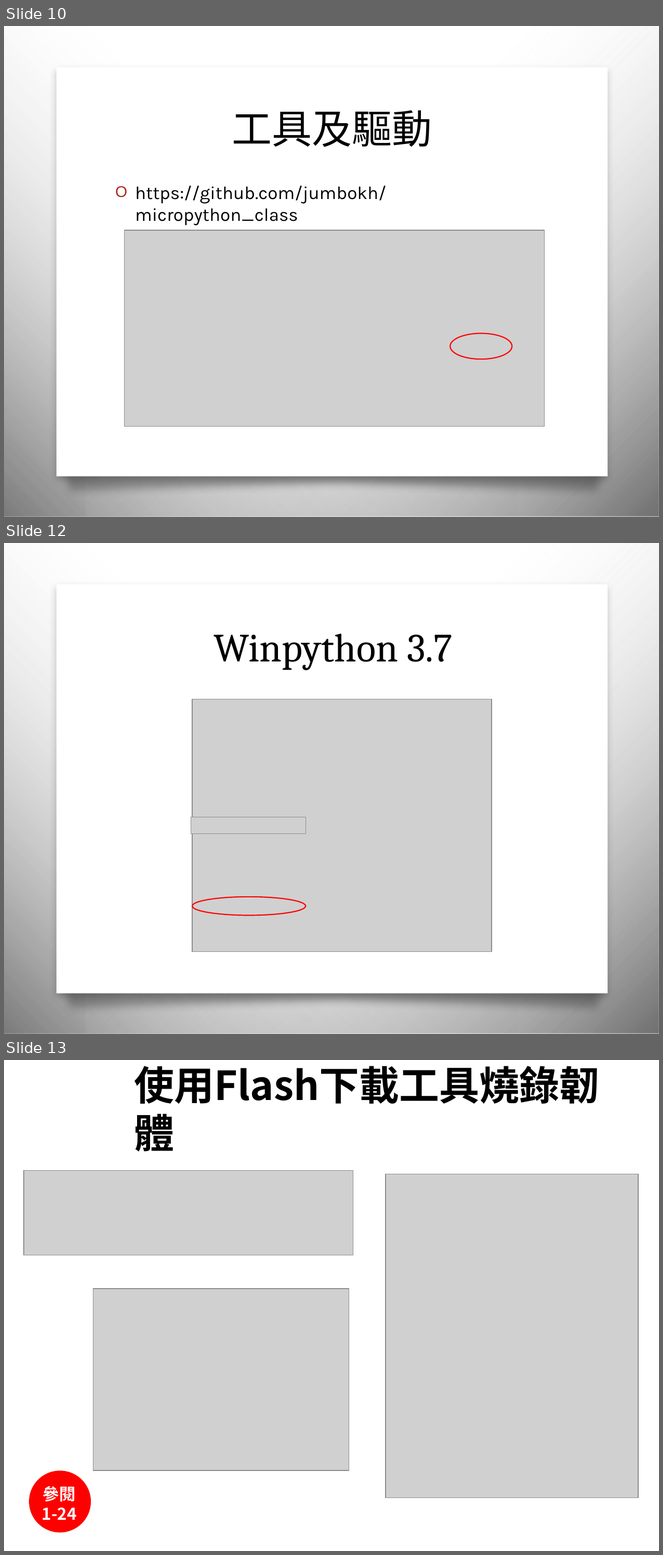
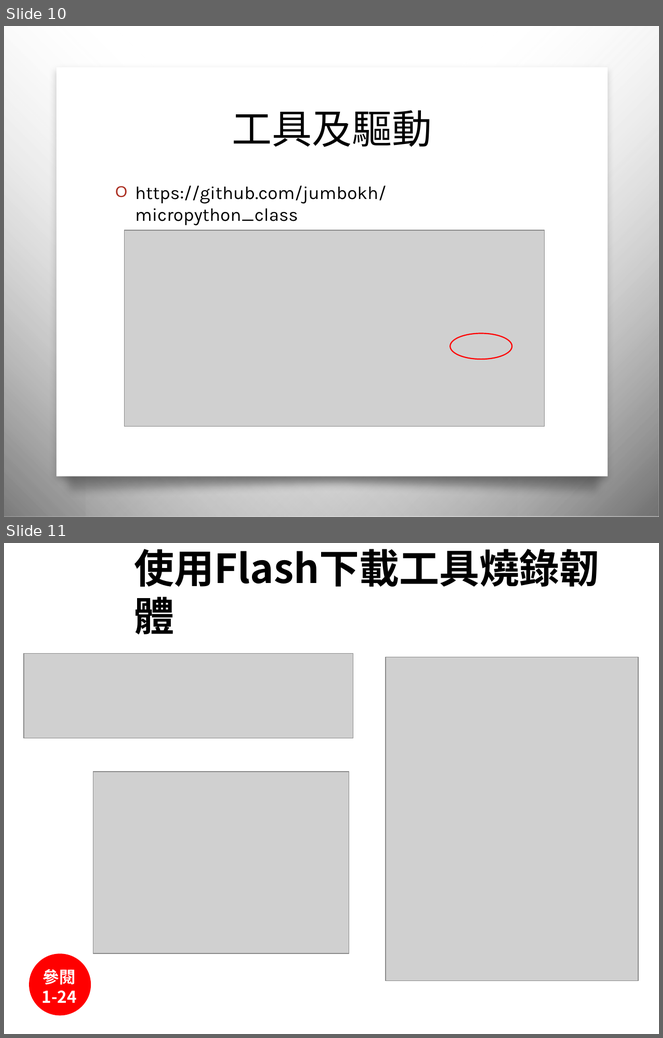
Before and after one commit to jumbokh/micropython_class, a slide deck: Micropython_20200613.pptx. Shown one above the other, each under a label of ours: slides 10, 12 and 13 before the commit, slides 10 and 11 after it; the slides between them are not shown. The pictures are 663x1555 and 663x1038 pixels, drawn with LibreOffice and Linux fonts; fonts in the diff are those of the drawing; grey boxes stand for pictures; background and template pictures are left out. Boxes give left, top, right and bottom in pixels: in the first picture for what was removed or moved away, otherwise in the second. Text is boxed around its words. In the diff, an @@ line names an element or a change of style, - is before the commit and + after.

```diff
--- a/Micropython_20200613.pptx
+++ b/Micropython_20200613.pptx
@@ slide 12 removed at (4, 543, 659, 1034), background picture (left out); not listed: 4 template elements that a slide beside it also shows @@
@@ title removed at (214, 633, 453, 670) @@
-Winpython 3.7
@@ picture removed at (192, 700, 491, 953) @@
@@ picture removed at (191, 818, 306, 834) @@
@@ ellipse removed at (192, 897, 306, 915) @@
@@ what was slide 13 is now slide 11 @@
```
Also in this commit, not shown: 1 slide changed, 13 slides added, 2 other slides removed, 1 other file.
